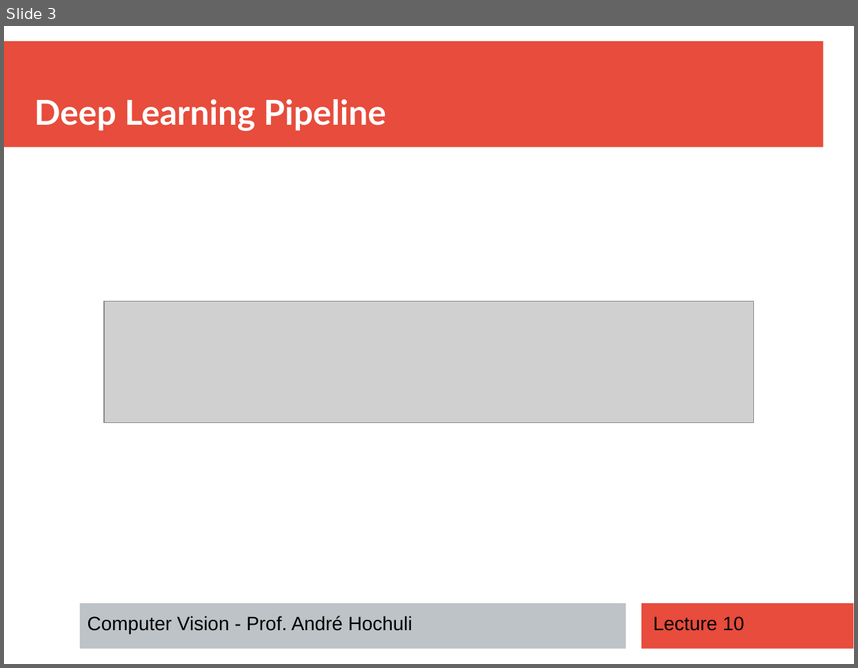
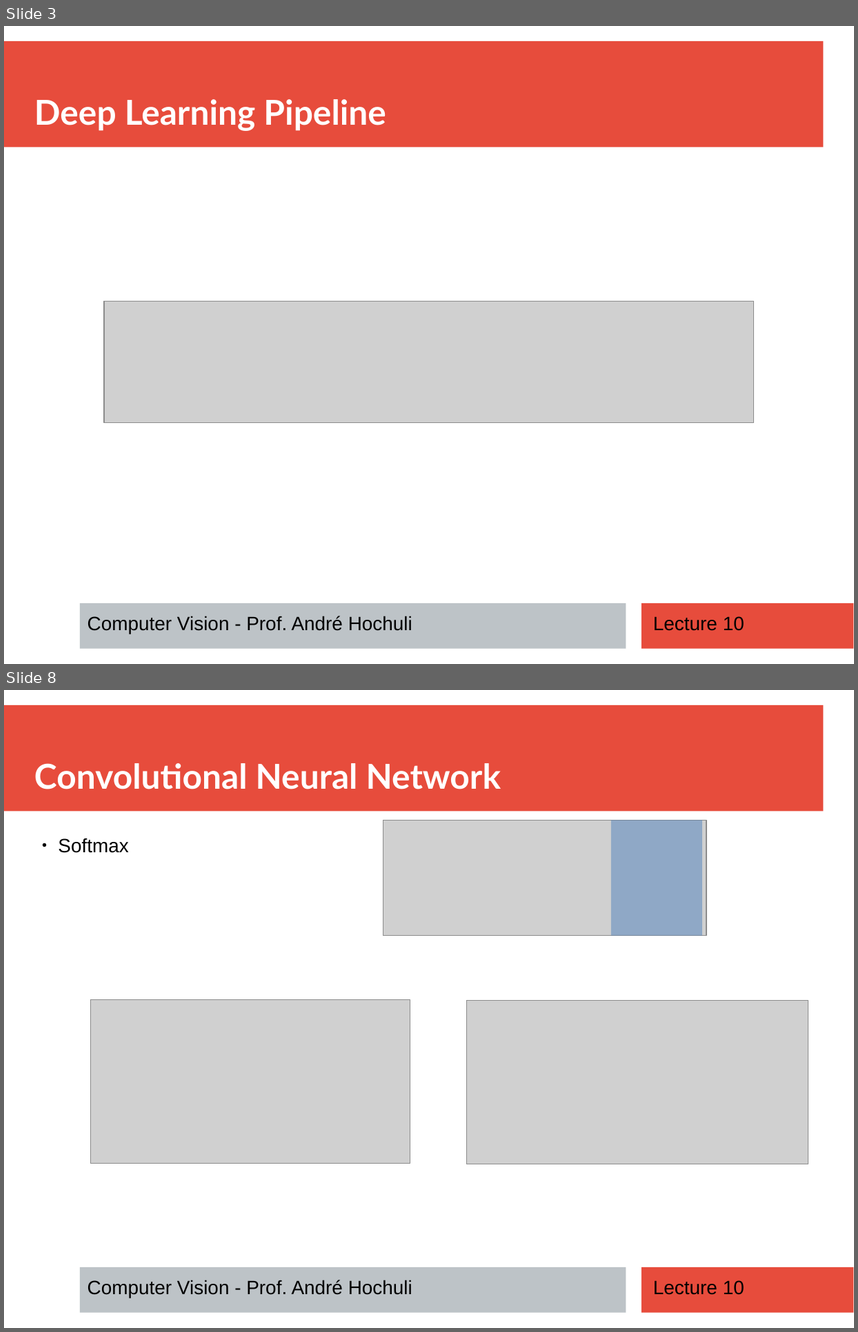
Before and after one commit to andrehochuli/teaching, a slide deck: ComputerVision/Lecture 10 -CNN Applications and Tricks/Lecture 10 -CNN Applications and Tricks.pptx. Shown one above the other, each under a label of ours: slide 3 before the commit, slides 3 and 8 after it; the slides between them are not shown. The pictures are 858x668 and 858x1332 pixels, drawn with LibreOffice and Linux fonts; fonts in the diff are those of the drawing; grey boxes stand for pictures. Boxes give left, top, right and bottom in pixels: in the first picture for what was removed or moved away, otherwise in the second. Text is boxed around its words. In the diff, an @@ line names an element or a change of style, - is before the commit and + after.

```diff
--- a/ComputerVision/Lecture 10 -CNN Applications and Tricks/Lecture 10 -CNN Applications and Tricks.pptx
+++ b/ComputerVision/Lecture 10 -CNN Applications and Tricks/Lecture 10 -CNN Applications and Tricks.pptx
@@ slide 8 added at box(4, 690, 854, 1328), background #FFFFFF; not listed: 3 template elements that a slide beside it also shows @@
@@ text added at box(34, 763, 501, 789), 32 pt, text #FFFFFF, bold @@
+Convolutional Neural Network
@@ picture added at box(383, 820, 708, 936) @@
@@ rectangle added at box(611, 820, 702, 936), fill #4F81BD at 50% opacity @@
@@ text added at box(58, 838, 128, 853), 18 pt, text #000000 @@
+● Softmax
@@ picture added at box(91, 999, 410, 1163) @@
@@ picture added at box(467, 1000, 809, 1163) @@
@@ text added at box(87, 1279, 412, 1297), 18 pt, text #000000 @@
+Computer Vision - Prof. André Hochuli
@@ text added at box(653, 1280, 744, 1294), 18 pt, text #000000 @@
+Lecture 10
```
Also in this commit, not shown: 1 slide changed, 9 other slides added.
